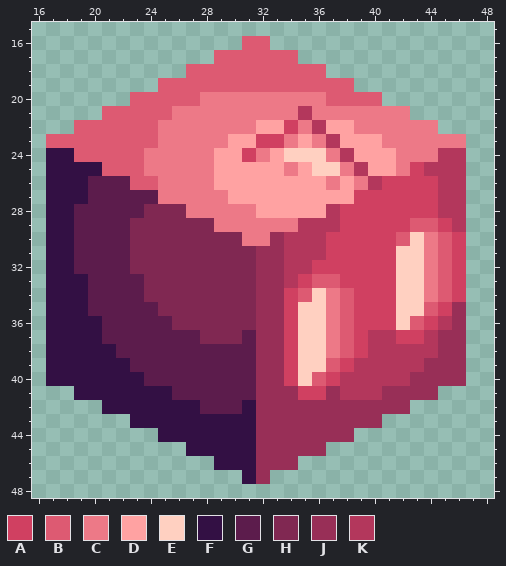
One commit to this pixel-art sprite: SS/SS/images/npcStatDown.png. The first picture shows the starting point.
The file is 64x64 pixels. Pixels under 10% opacity are left out. Shown: x 16..48, y 15..48.
Palette (. is transparent): A #d04061  B #dd5a72  C #ed7987  D #ffa2a2  E #ffd0c1  F #331044  G #5c1c4c  H #802852  J #982f57  K #b3375c
Pixels before, first column x 17:
16 ..............BB..............
17 ............BBBBBB............
18 ..........BBBBBBBBBB..........
19 ........BBBBBBBBBBBBBB........
20 ......BBBBBCCCCCCCCCBBBB......
21 ....BBBBBCCCCCCCCCKCCCCCCC....
22 ..BBBBBBCCCCCCCDDACKDDCCCCCC..
23 BBBBBBBBCCCCCDDAACDCKDDDCCCCCC
24 FFBBBBBCCCCCDDACDEEECKDDDCCCKK
25 FFFFBBBCCCCCDDDDDCDEECKDDCAKKK
26 FFFGGGBBCCCCDDDDDDDDCDCKAAAAKK
27 FFFGGGGGCCCCCDDDDDDDDDAAAAAAKK
28 FFGGGGGHHHCCCCCDDDDDKAAAAAAAKK
29 FFGGGGHHHHHHCCCCCCKKKAAAAABBAK
30 FFGGGGHHHHHHHHCCJKKKAAAAABECBA
31 FFGGGGHHHHHHHHHJJKKKAAAAAEECBA
32 FFGGGGHHHHHHHHHJJKKAAAAAAEECBA
33 FFFGGGGHHHHHHHHJJKABBAAAAEECBA
34 FFFGGGGHHHHHHHHJJABECBAAAEECBA
35 FFFGGGGGHHHHHHHJJAEECBAAAEEBAJ
36 FFFFGGGGGHHHHHHJJAEECBAAAEBAKJ
37 FFFFGGGGGGGHHHGJJAEECBAKKAAKJJ
38 FFFFFGGGGGGGGGGJJAEECBAKKKKKJJ
39 FFFFFFGGGGGGGGGJJAEEBAKKKKKJJJ
40 FFFFFFFGGGGGGGGJJAEBAKKKKKJJJJ
41 ..FFFFFFFGGGGGGJJJAAJKKKJJJJ..
42 ....FFFFFFFGGGFJJJJJJJJJJJ....
43 ......FFFFFFFFFJJJJJJJJJ......
44 ........FFFFFFFJJJJJJJ........
45 ..........FFFFFJJJJJ..........
46 ............FFFJJJ............
47 ..............FJ..............
Once edited:
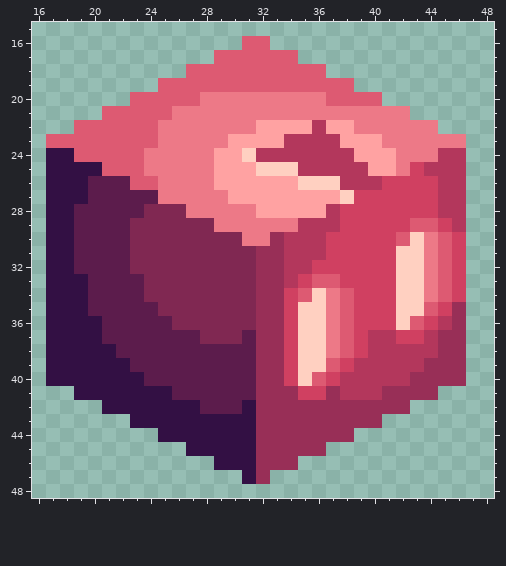
Author's note on the commit: Added contrasting walls and better NPC arrows
Change:
{"y":21,"x":35,"old":"K","new":"C"}
{"y":22,"x":34,"old":"AC","new":"DD"}
{"y":23,"x":32,"old":"AACDC","new":"DDKKK"}
{"y":24,"x":31,"old":"ACDEEEC","new":"EKKKKKK"}
{"y":25,"x":32,"old":"DDCDEEC","new":"EEEKKKK"}
{"y":26,"x":35,"old":"DDCDC","new":"EEEKK"}
{"y":27,"x":38,"old":"D","new":"E"}
{"label":"changed","picture_box":[242,106,368,204]}
